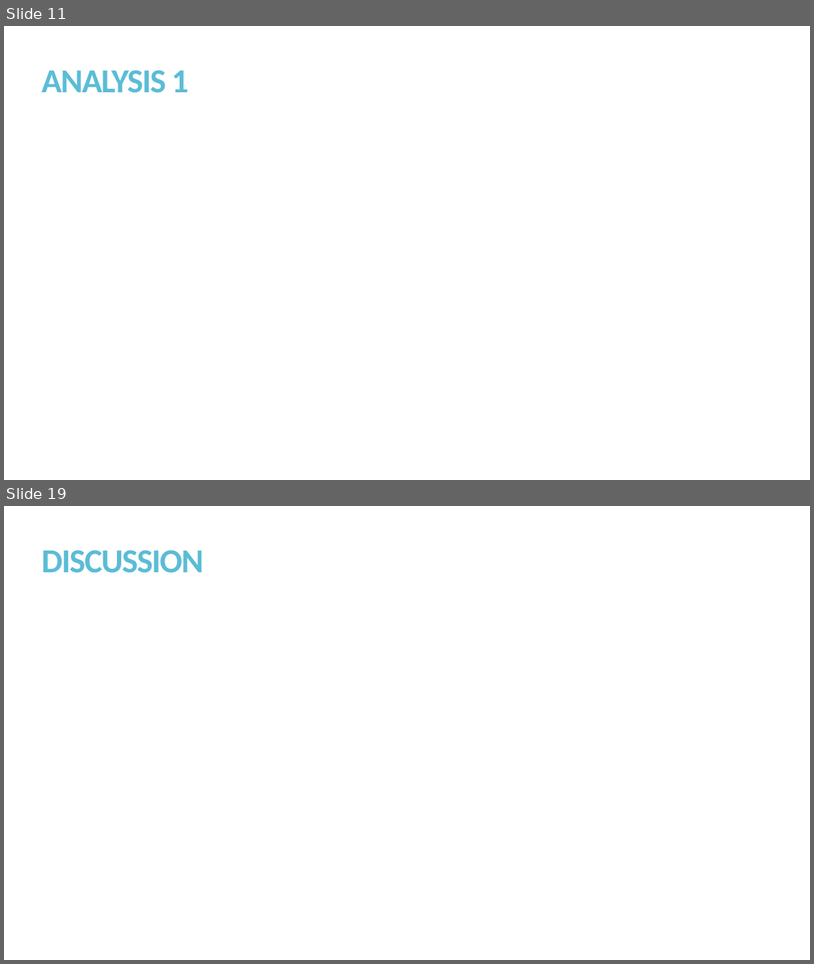
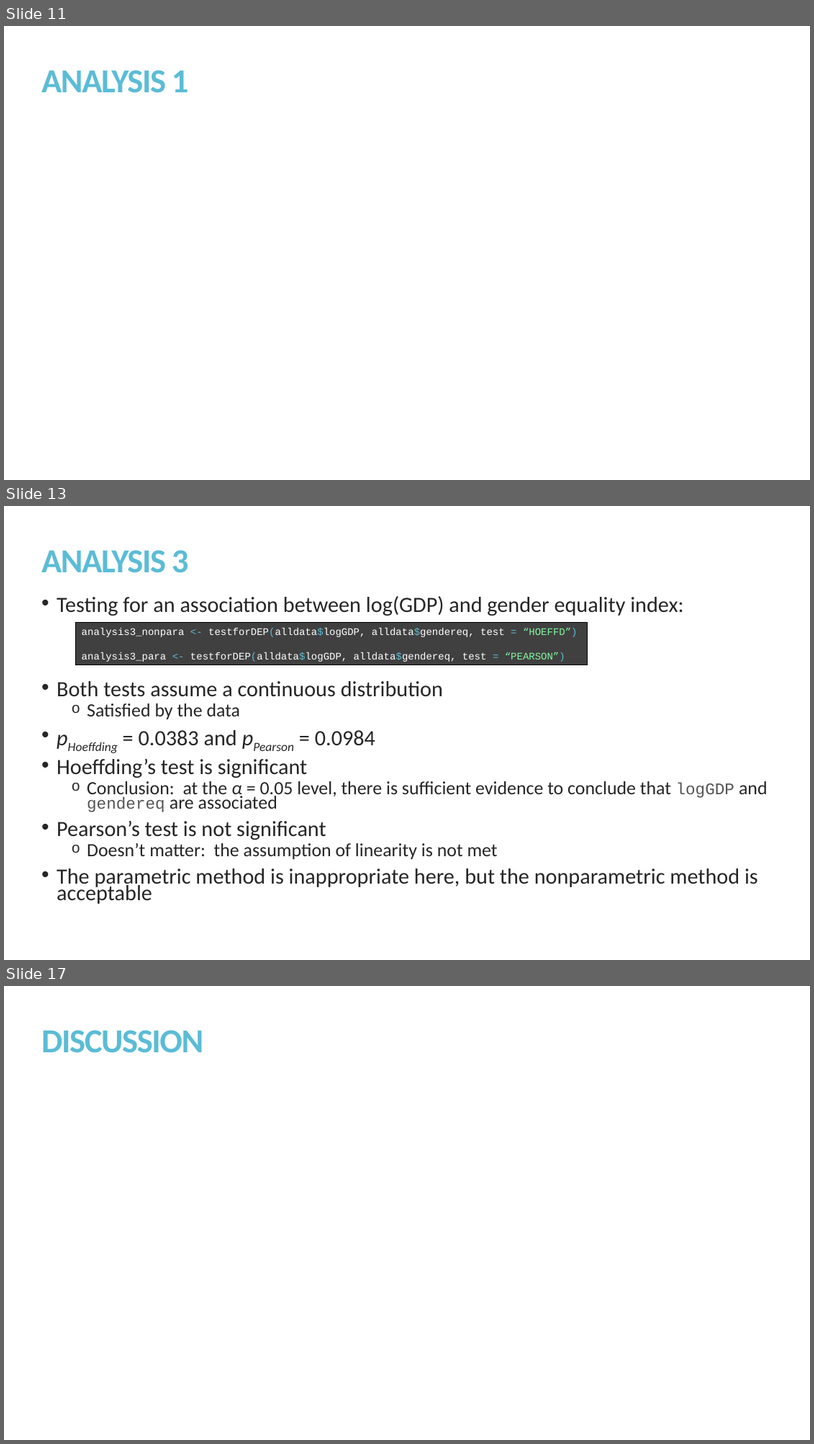
Before and after one commit to kmprioliPROF/MAT_8452_Final_Project, a slide deck: Prioli_Final_Proj.pptx. Shown one above the other, each under a label of ours: slides 11 and 19 before the commit, slides 11, 13 and 17 after it; the slides between them are not shown. The pictures are 814x964 and 814x1444 pixels, drawn with LibreOffice and Linux fonts; fonts in the diff are those of the drawing. Boxes give left, top, right and bottom in pixels: in the first picture for what was removed or moved away, otherwise in the second. Text is boxed around its words. In the diff, an @@ line names an element or a change of style, - is before the commit and + after.

```diff
--- a/Prioli_Final_Proj.pptx
+++ b/Prioli_Final_Proj.pptx
@@ slide 13 added at (x1=4, y1=506, x2=810, y2=960), background #FFFFFF @@
@@ title added at (x1=41, y1=550, x2=189, y2=573), 40 pt, text #5BBCD6, bold @@
+ANALYSIS 3
@@ text added at (x1=57, y1=596, x2=768, y2=903), 25.9 pt, text #262626 @@
+• Testing for an association between log(GDP) and gender equality index:
+• Both tests assume a continuous distribution
+  o Satisfied by the data
+• pHoeffding = 0.0383 and pPearson = 0.0984
+• Hoeffding’s test is significant
+  o Conclusion: at the α = 0.05 level, there is sufficient evidence to conclude that logGDP and gendereq are associated
+• Pearson’s test is not significant
+  o Doesn’t matter: the assumption of linearity is not met
+• The parametric method is inappropriate here, but the nonparametric method is acceptable
@@ rectangle added at (x1=75, y1=622, x2=587, y2=665), fill #404040, outline #000000 0.75 pt, 12 pt, text #FFFFFF @@
+analysis3_nonpara <- testforDEP(alldata$logGDP, alldata$gendereq, test = “HOEFFD”)
+analysis3_para <- testforDEP(alldata$logGDP, alldata$gendereq, test = “PEARSON”)
@@ what was slide 19 is now slide 17 @@
```
Also in this commit, not shown: 7 slides changed, 4 other slides added, 3 slides removed, 1 other file.
